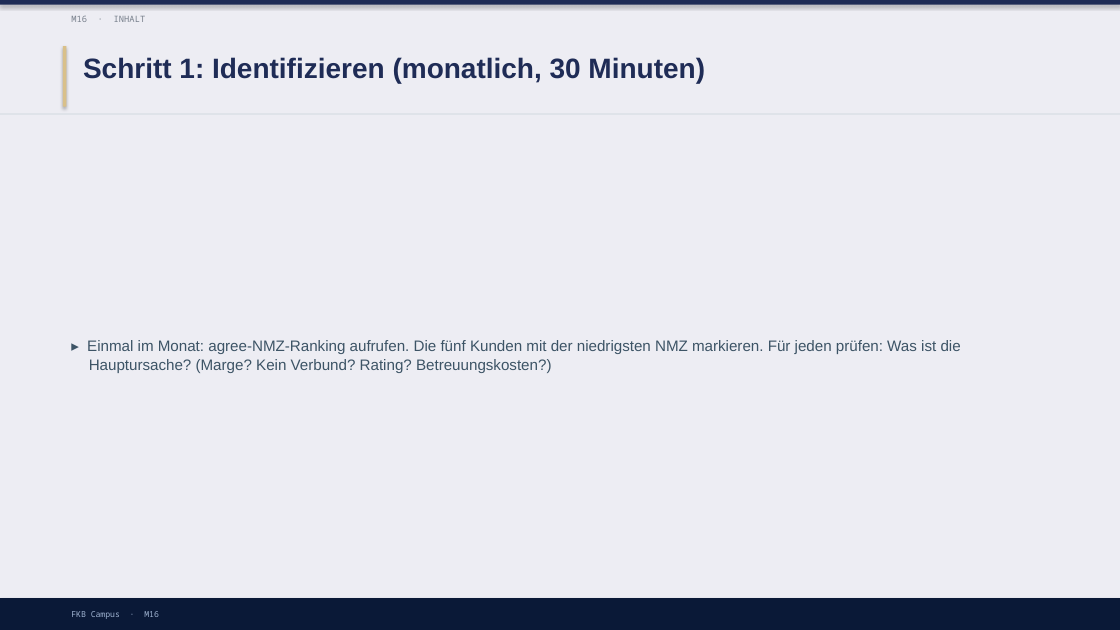
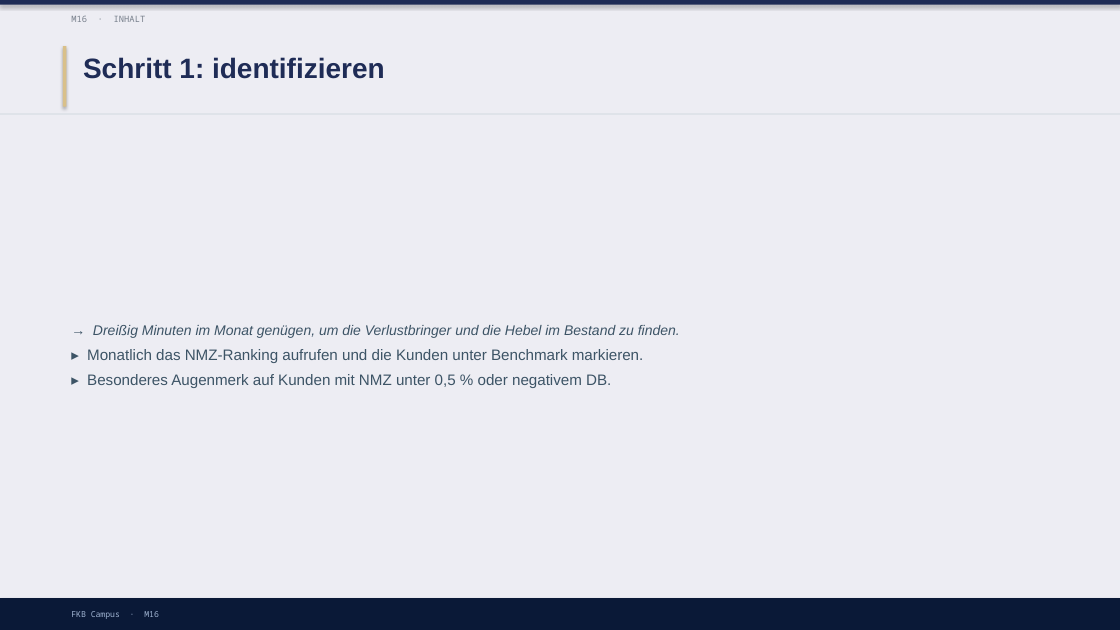
Before and after one commit to ck5rqc47pr-byte/firmenkundenakademie-online, a slide deck: slide 10 of protected-downloads/praesentation/M16.pptx. Drawn at 1120x630 pixels with LibreOffice and Linux fonts; fonts in the diff are those of the drawing. Boxes give left, top, right and bottom in pixels: in the first picture for what was removed or moved away, otherwise in the second. Text is boxed around its words. In the diff, an @@ line names an element or a change of style, - is before the commit and + after.

```diff
--- a/protected-downloads/praesentation/M16.pptx
+++ b/protected-downloads/praesentation/M16.pptx
@@ text at [83, 57, 385, 79]: text changed @@
-Schritt 1: Identifizieren (monatlich, 30 Minuten)
+Schritt 1: identifizieren
@@ text at [87, 325, 680, 388]: text changed @@
-▸ Einmal im Monat: agree-NMZ-Ranking aufrufen. Die fünf Kunden mit der niedrigsten NMZ markieren. Für jeden prüfen: Was ist die Hauptursache? (Marge? Kein Verbund? Rating? Betreuungskosten?)
+→ Dreißig Minuten im Monat genügen, um die Verlustbringer und die Hebel im Bestand zu finden.
+▸ Monatlich das NMZ-Ranking aufrufen und die Kunden unter Benchmark markieren.
+▸ Besonderes Augenmerk auf Kunden mit NMZ unter 0,5 % oder negativem DB.
```
Also in this commit, not shown: 8 other slides changed, 4 slides added, 4 slides removed, 1 other file.
